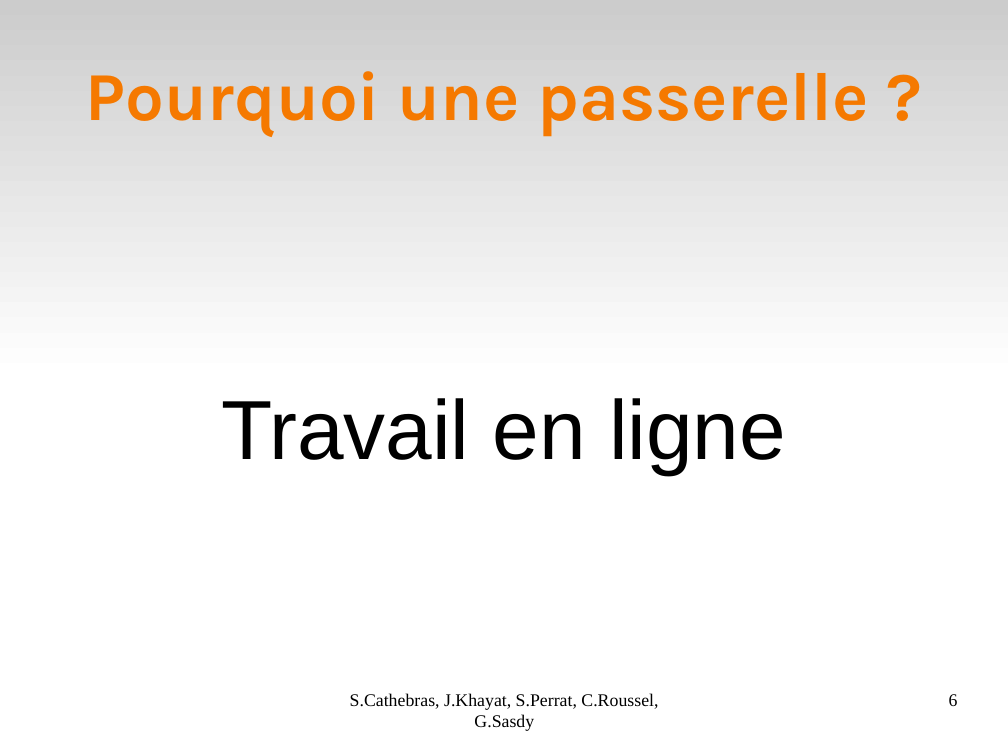
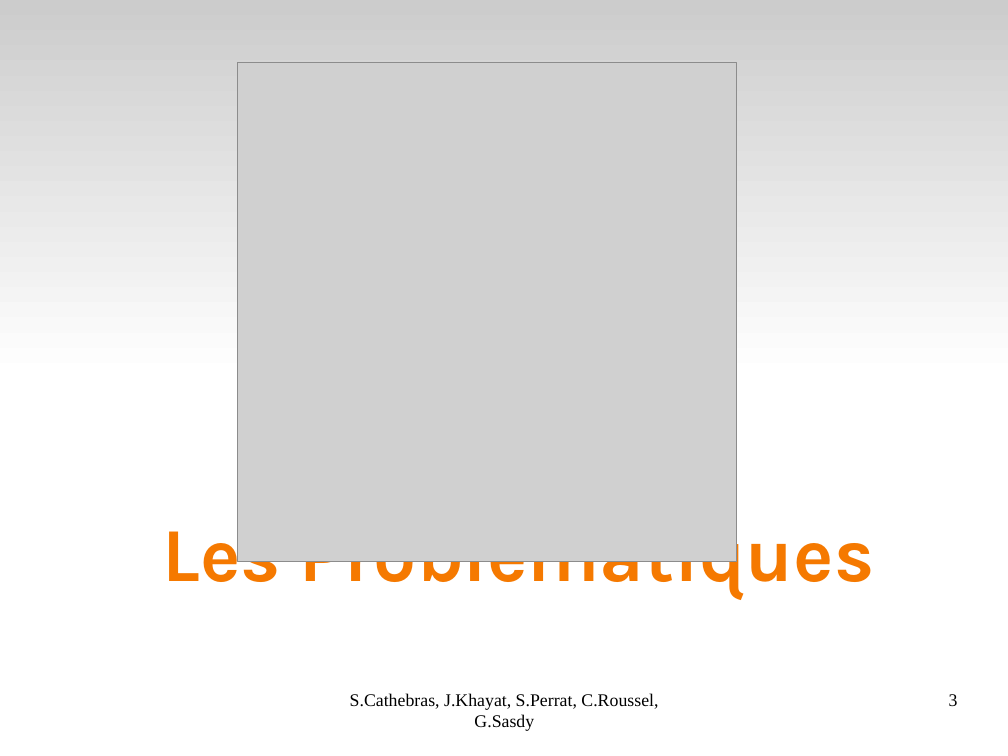
Before and after one commit to Darktrop/git-mediawiki-ensimag, a slide deck: slide 3 of sheme/presoutenance/Bilan.odp (slide 6 before the commit). Drawn at 1008x756 pixels with LibreOffice and Linux fonts; fonts in the diff are those of the drawing; grey boxes stand for pictures. Boxes give left, top, right and bottom in pixels: in the first picture for what was removed or moved away, otherwise in the second. Text is boxed around its words. In the diff, an @@ line names an element or a change of style, - is before the commit and + after.

```diff
--- a/sheme/presoutenance/Bilan.odp
+++ b/sheme/presoutenance/Bilan.odp
@@ title removed at [86,71,869,137] @@
-Pourquoi une passerelle ?
@@ picture added at [238,63,737,563] @@
@@ subtitle removed at [221,398,786,475] @@
-Travail en ligne
@@ title added at [162,512,874,599], 60 pt, text #F57900, bold @@
+Les Problématiques
@@ page number at [949,694,958,706]: text changed @@
-6
+3
```
Also in this commit, not shown: 4 other slides changed, 7 slides added.
